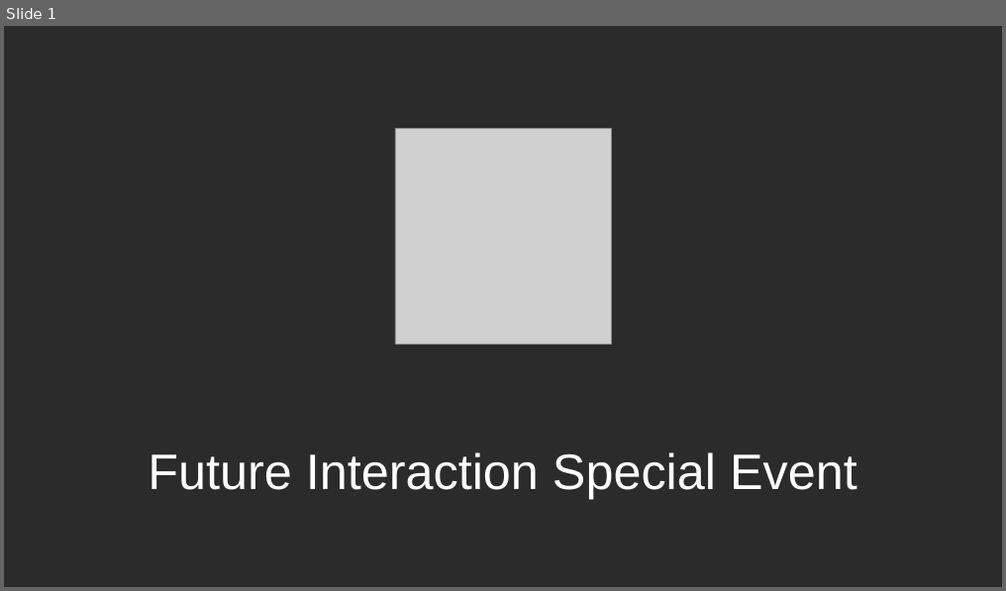
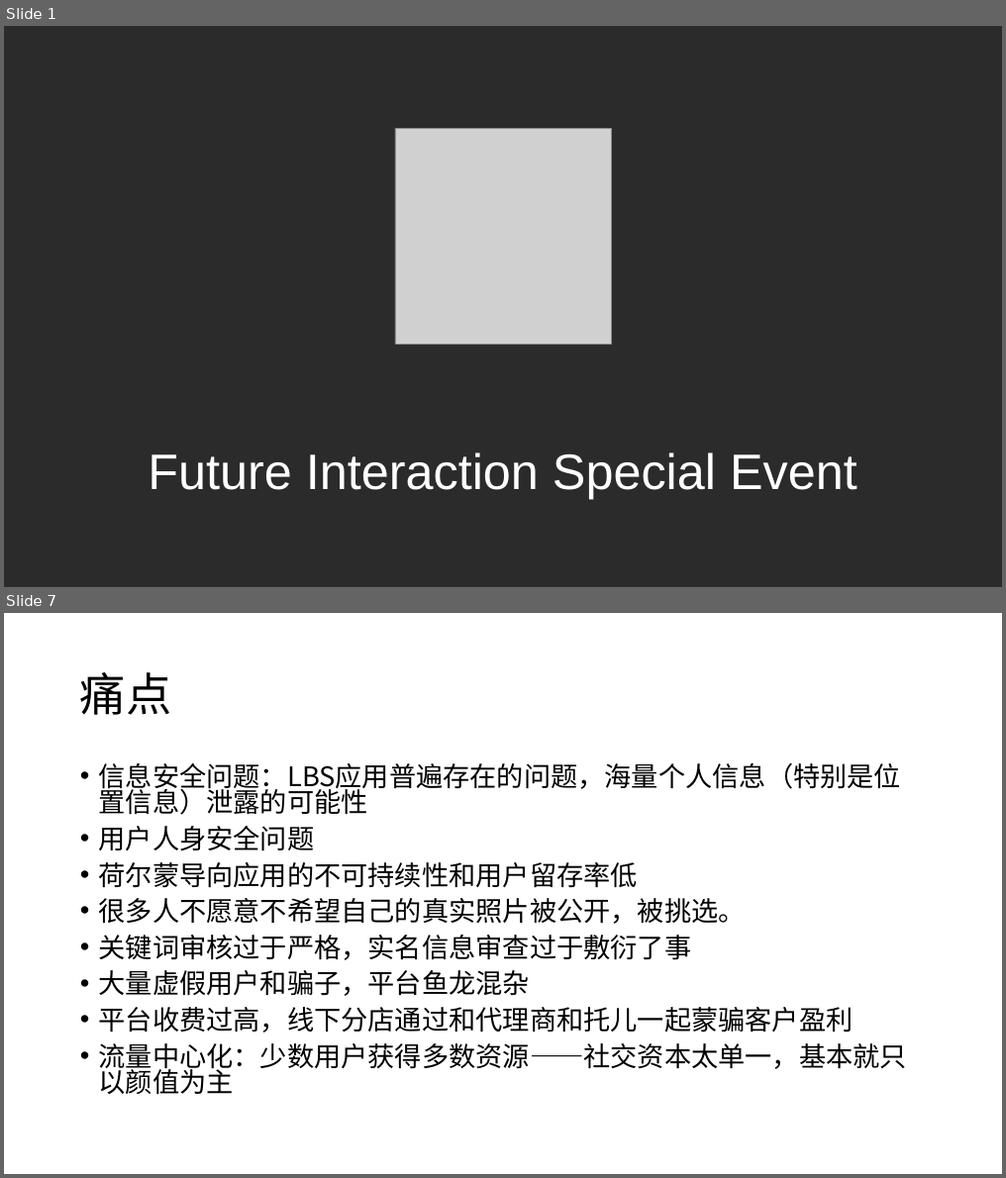
Before and after one commit to TingliangZhang/girlsday2021, a slide deck: LaunchEvent/2021FutureInteractionSpacialEvent.pptx. Shown one above the other, each under a label of ours: slide 1 before the commit, slides 1 and 7 after it; the slides between them are not shown. The pictures are 1006x591 and 1006x1178 pixels, drawn with LibreOffice and Linux fonts; fonts in the diff are those of the drawing; grey boxes stand for pictures; background and template pictures are left out; a plain dark background stands for a picture behind light text. Boxes give left, top, right and bottom in pixels: in the first picture for what was removed or moved away, otherwise in the second. Text is boxed around its words. In the diff, an @@ line names an element or a change of style, - is before the commit and + after.

```diff
--- a/LaunchEvent/2021FutureInteractionSpacialEvent.pptx
+++ b/LaunchEvent/2021FutureInteractionSpacialEvent.pptx
@@ slide 7 added at <box>4,613,1002,1174</box>, background #FFFFFF @@
@@ title added at <box>80,672,171,715</box>, 44 pt, text #000000 @@
+痛点
@@ text added at <box>99,763,907,1095</box>, 25.9 pt, text #000000 @@
+• 信息安全问题：LBS应用普遍存在的问题，海量个人信息（特别是位置信息）泄露的可能性
+• 用户人身安全问题
+• 荷尔蒙导向应用的不可持续性和用户留存率低
+• 很多人不愿意不希望自己的真实照片被公开，被挑选。
+• 关键词审核过于严格，实名信息审查过于敷衍了事
+• 大量虚假用户和骗子，平台鱼龙混杂
+• 平台收费过高，线下分店通过和代理商和托儿一起蒙骗客户盈利
+• 流量中心化：少数用户获得多数资源——社交资本太单一，基本就只以颜值为主
```
Also in this commit, not shown: 8 other slides added, 1 slide removed.
